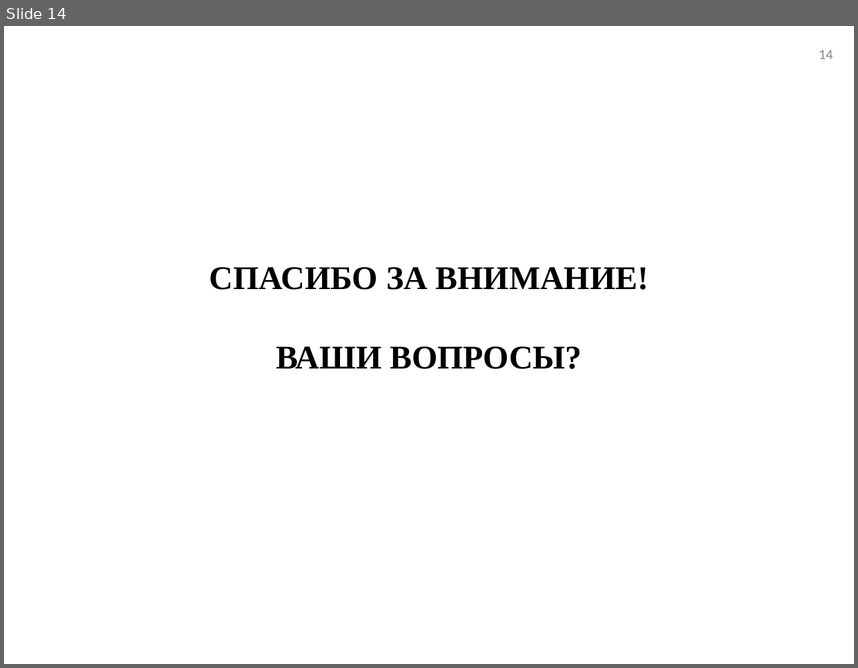
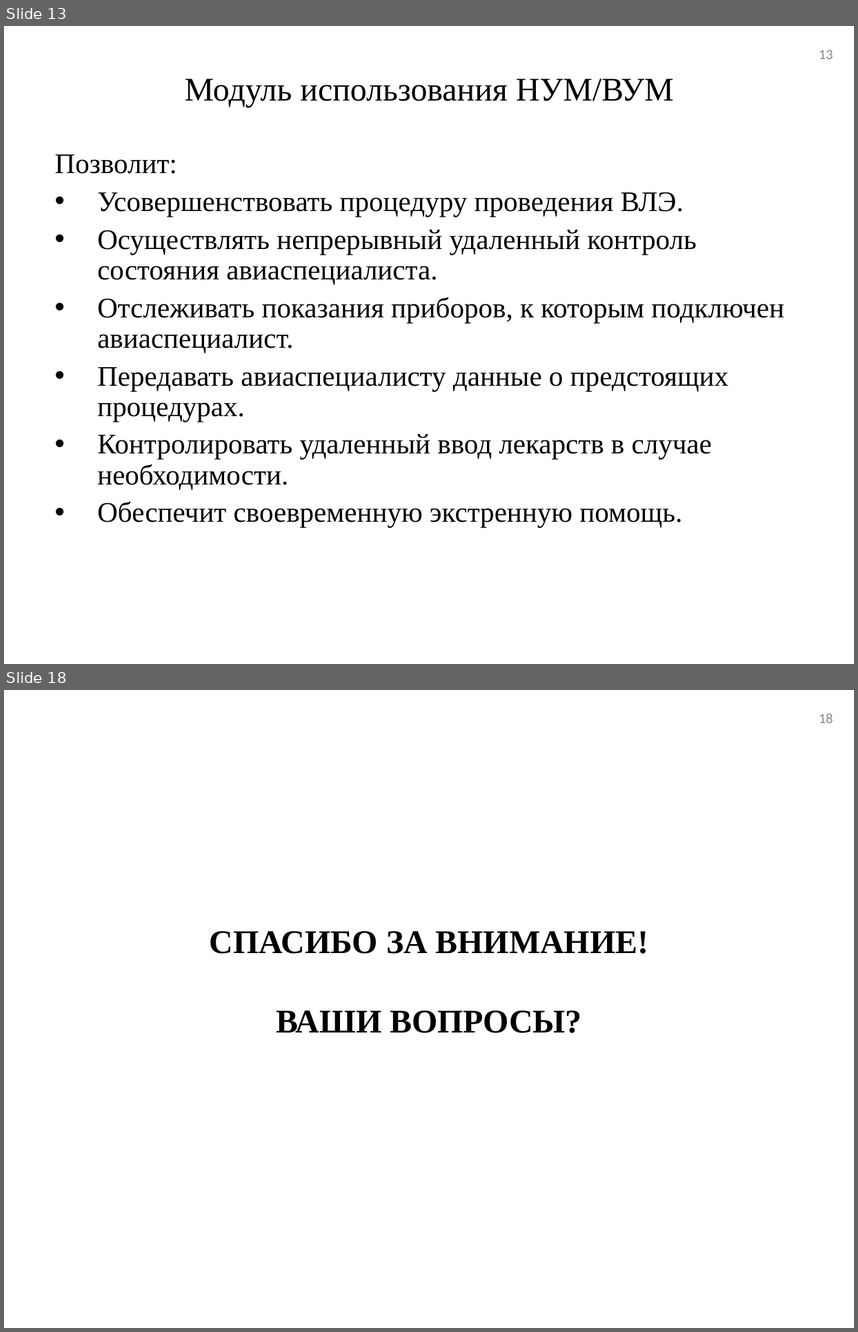
Before and after one commit to tehdoorsareopen/science, a slide deck: _Аспирантура/_Статьи/Алушта16/Алушта16.ppt. Shown one above the other, each under a label of ours: slide 14 before the commit, slides 13 and 18 after it; the slides between them are not shown. The pictures are 858x668 and 858x1332 pixels, drawn with LibreOffice and Linux fonts; fonts in the diff are those of the drawing. Boxes give left, top, right and bottom in pixels: in the first picture for what was removed or moved away, otherwise in the second. Text is boxed around its words. In the diff, an @@ line names an element or a change of style, - is before the commit and + after.

```diff
--- a/_Аспирантура/_Статьи/Алушта16/Алушта16.ppt
+++ b/_Аспирантура/_Статьи/Алушта16/Алушта16.ppt
@@ slide 13 added at [4, 26, 854, 664], background #FFFFFF @@
@@ page number added at [819, 50, 833, 59], 12 pt, text #898989 @@
+13
@@ title added at [185, 78, 674, 107], 28 pt, text #000000 @@
+Модуль использования НУМ/ВУМ
@@ text added at [55, 154, 784, 527], 24 pt, text #000000 @@
+Позволит:
+• Усовершенствовать процедуру проведения ВЛЭ.
+• Осуществлять непрерывный удаленный контроль состояния авиаспециалиста.
+• Отслеживать показания приборов, к которым подключен авиаспециалист.
+• Передавать авиаспециалисту данные о предстоящих процедурах.
+• Контролировать удаленный ввод лекарств в случае необходимости.
+• Обеспечит своевременную экстренную помощь.
@@ what was slide 14 is now slide 18 @@
@@ page number at [819, 713, 833, 723]: text changed @@
-14
+18
```
Also in this commit, not shown: 1 slide changed, 13 other slides added, 10 slides removed, 10 other files.
